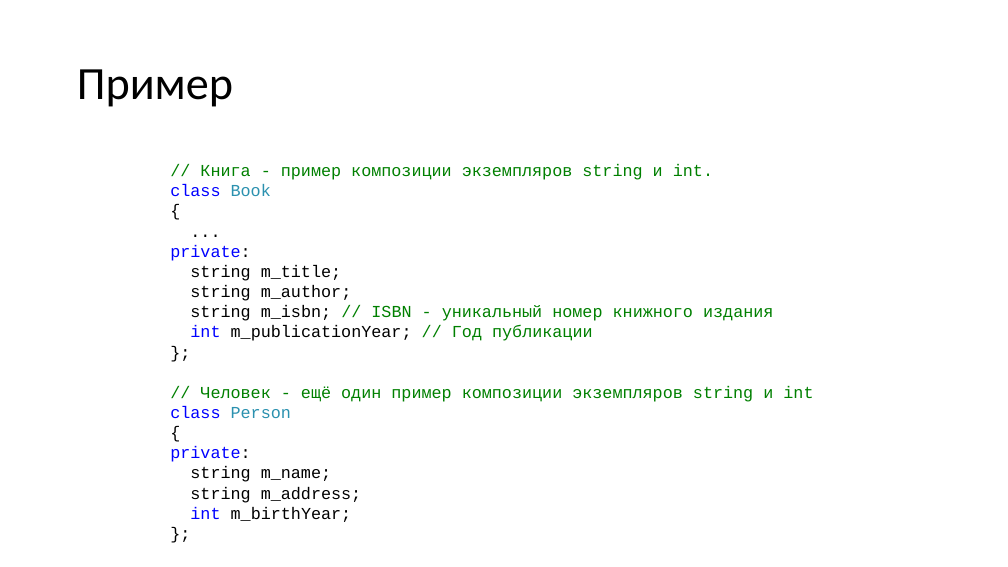
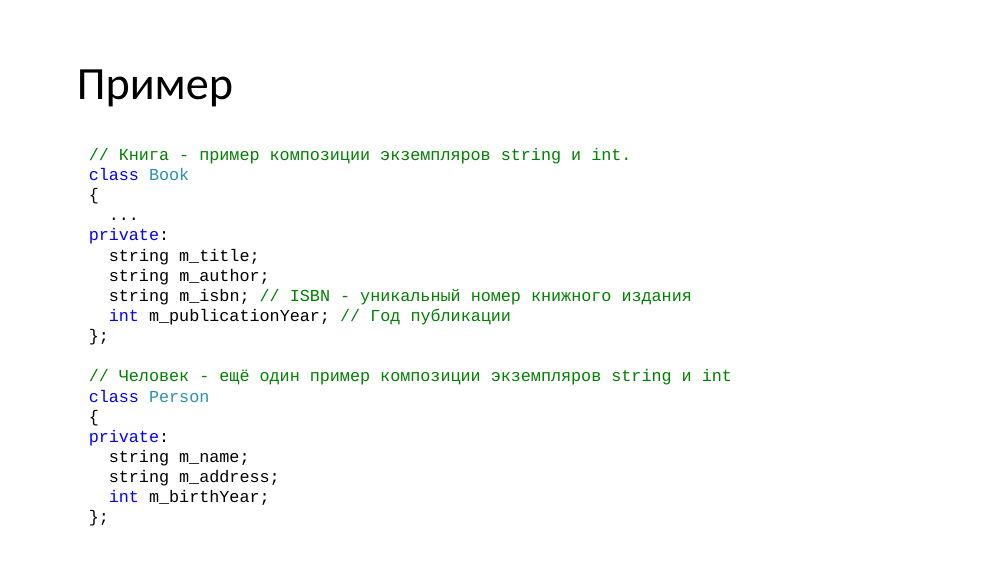
Before and after one commit to alexey-malov/oop, a slide deck: slide 10 of lectures/03/Виды отношений между классами.pptx (slide 7 before the commit). Drawn at 1008x567 pixels with LibreOffice and Linux fonts; fonts in the diff are those of the drawing. Boxes give left, top, right and bottom in pixels: in the first picture for what was removed or moved away, otherwise in the second. Text is boxed around its words. In the diff, an @@ line names an element or a change of style, - is before the commit and + after.

```diff
--- a/lectures/03/Виды отношений между классами.pptx
+++ b/lectures/03/Виды отношений между классами.pptx
@@ text "// Книга - пример композиции ...": place and size @@
-text "// Книга - пример композиции ..." at (170,164,813,522)
+text "// Книга - пример композиции ..." at (89,148,732,505)
```
Also in this commit, not shown: 13 other slides changed, 5 slides added, 2 slides removed, 6 other files.
